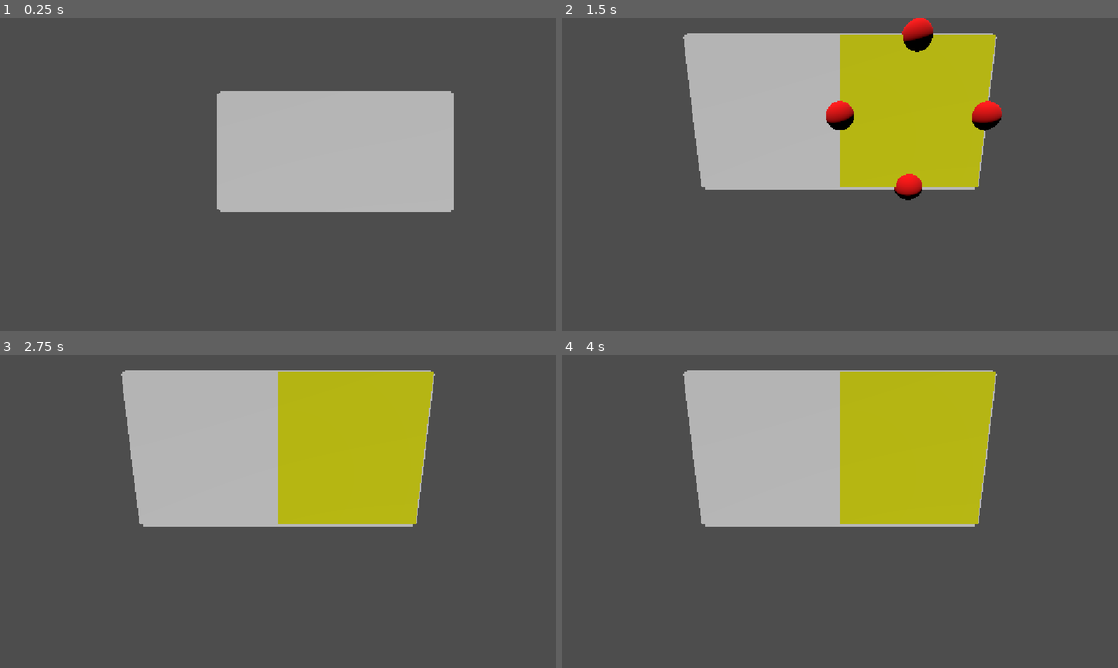
Above: before the commit, frames 1-4 (two rows, left to right).
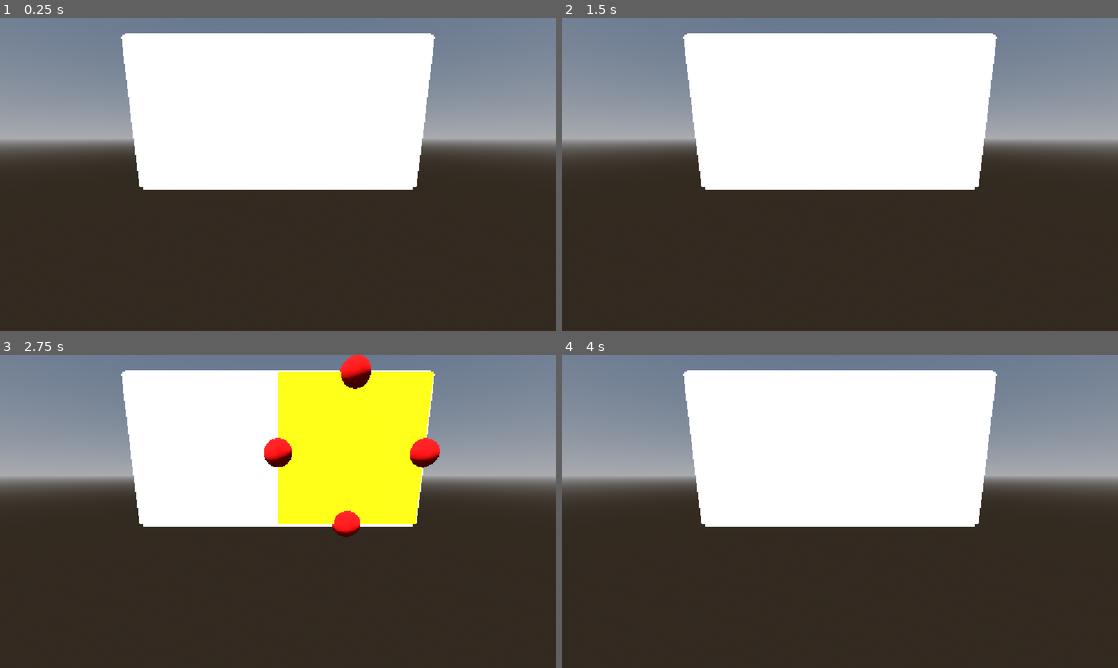
Above: after the commit, the same moments.

Repository: Turnute/PolyFold
Game: Godot game, scene res://scenes/GameScene.tscn
Two runs of this game, one before a commit and one after it. Both use one fixed random seed, a clock stepped at 60 frames per second and the inputs below.
Inputs (mouse positions are in pixels of both pictures, inside the frame that each line leads up to):
- Up to frame 1 (0.25 s): no input
- Up to frame 2 (1.5 s): tap Enter at 0.5 s; move the mouse to (962, 158) at 0.52 s; click (962, 158) at 0.67 s; tap Space at 1.25 s; move the mouse to (728, 190) at 1.27 s; click (728, 190) at 1.42 s
- Up to frame 3 (2.75 s): tap Enter at 2 s; move the mouse to (333, 442) at 2.02 s; click (333, 442) at 2.17 s
- Up to frame 4 (4 s): tap Space at 2.75 s; move the mouse to (812, 574) at 2.77 s; click (812, 574) at 2.92 s; tap Enter at 3.5 s; move the mouse to (1006, 558) at 3.52 s; click (1006, 558) at 3.67 s

The runs differ from the first frame. In frame 1, 98% of the frame differs, in the area x 0-100%, y 0-100%; in frame 2, 98%; in frame 3, 98%; in frame 4, 98%.

Commit message:
Improve camera and face selection flow
This change refines the 3D scene setup and interaction flow: adds a world environment, updates camera targeting/rotation behavior, and exposes a target setter for the active polycube. It also improves face selection/unselection logic, makes edge visibility toggleable, and fixes adjacency updates during unfolding so disconnected faces are handled correctly.

Diff:
--- a/polyfold/scenes/GameScene.tscn
+++ b/polyfold/scenes/GameScene.tscn
@@ -3,8 +3,22 @@
 [ext_resource type="Script" uid="uid://c5pvo78f4aof4" path="res://scripts/camera_3d.gd" id="1_vh257"]
 [ext_resource type="Script" uid="uid://q8ap87w27sm3" path="res://scripts/SpawnPolycube.gd" id="1_xy3my"]
 
+[sub_resource type="ProceduralSkyMaterial" id="ProceduralSkyMaterial_xy3my"]
+sky_horizon_color = Color(0.66224277, 0.6717428, 0.6867428, 1)
+ground_horizon_color = Color(0.66224277, 0.6717428, 0.6867428, 1)
+
+[sub_resource type="Sky" id="Sky_cxv17"]
+sky_material = SubResource("ProceduralSkyMaterial_xy3my")
+
+[sub_resource type="Environment" id="Environment_18ig4"]
+background_mode = 2
+sky = SubResource("Sky_cxv17")
+
 [node name="Node3D" type="Node3D" unique_id=453980180]
 script = ExtResource("1_xy3my")
+
+[node name="WorldEnvironment" type="WorldEnvironment" parent="." unique_id=101388118]
+environment = SubResource("Environment_18ig4")
 
 [node name="DirectionalLight3D" type="DirectionalLight3D" parent="." unique_id=1761839470]
 transform = Transform3D(0.8735033, 0.4215969, -0.24340911, 2.7805942e-08, 0.49999994, 0.86602545, 0.48681816, -0.75647616, 0.43675157, 0, 0, 0)
--- a/polyfold/scripts/SpawnPolycube.gd
+++ b/polyfold/scripts/SpawnPolycube.gd
@@ -12,7 +12,8 @@
 
 	polycube.name = "Polycube"
 	add_child(polycube)
-	camera.target = polycube
+	camera.target(polycube)
+
 
 func _ready() -> void:
 	# TEMP: Init polycube
--- a/polyfold/scripts/camera_3d.gd
+++ b/polyfold/scripts/camera_3d.gd
@@ -1,31 +1,32 @@
 extends Camera3D
 
 ## The target that the camera will focus on
-@export var target : Polycube
-@onready var raycast = $RayCast3D
+@export var _target : Polycube
+@onready var _raycast = $RayCast3D
 
 ## Angle of ratation of both x and y axis
-var yaw: float = 0.0
-var pitch: float = 0.0
+var _yaw: float = 0.0
+var _pitch: float = 0.0
 
 ## Initial distance between the camera and the target
-var distance : float = 2.0
+var _distance : float = 2.0
 
 ##  Min, Max the camera can focus
-var distance_min : float = 1.0
-var distance_max : float = 10.0
+var _distance_min : float = 1.0
+var _distance_max : float = 10.0
 
 ## Speed of ration of the camera around the target
-var sensibilite : float = 0.005
+var _sensibilite : float = 0.005
 
 ## Length of raycast
-const RAY_LENGTH = 1000
+const _RAY_LENGTH = 1000
+
+var _curr_selected_face_id : int = -1
 
 func _ready() -> void:
 	## Init the pitch value so it not at the same height than the target
-	pitch = clampf(pitch, deg_to_rad(10.0), deg_to_rad(80.0))
+	_pitch = clampf(_pitch, deg_to_rad(10.0), deg_to_rad(80.0))
 	updatePositionCamera()
-
 
 func _process(delta: float) -> void:
 	pass
@@ -35,13 +36,13 @@
 	if event is InputEventMouseButton:
 		if event.is_pressed():
 			if event.button_index == MOUSE_BUTTON_WHEEL_UP:
-				distance -= 0.1
+				_distance -= 0.1
 			if event.button_index == MOUSE_BUTTON_WHEEL_DOWN:
-				distance += 0.1
-			distance = clampf(distance, distance_min, distance_max)
+				_distance += 0.1
+			_distance = clampf(_distance, _distance_min, _distance_max)
 			updatePositionCamera()
 
-			if event.button_index == MOUSE_BUTTON_LEFT:
+			if event.button_index == MOUSE_BUTTON_LEFT and not event.shift_pressed:
 				var godot_object = getRaycastObject()
 				print(godot_object)
 				if godot_object:
@@ -52,37 +53,41 @@
 						# dynamiquement, en fonction du déplacement
 						# de la souris par rapport à la face sélectionnée
 						var action : UnfoldAction = selected_object.select(UnfoldAction.DirEnum.FWD)
-						Unfolder.executeMove(action, target) # TODO : passer le Polycube courant
+						Unfolder.executeMove(action, _target)
 					elif is_instance_of(parent, Face):
-						parent.select()
-
+						if _curr_selected_face_id != parent._id_face:
+							if _curr_selected_face_id != -1:
+								_target.unselectFace(_curr_selected_face_id)
+							_curr_selected_face_id = parent._id_face
+							_target.selectFace(_curr_selected_face_id)
 				else:
-					# TODO : déselectionner toutes les faces
+					_target.unselectAllFaces()
+					_curr_selected_face_id = -1
 					pass
 
 #Update the position of the camera that depend on the pitch, yawn and the actuel target
 func updatePositionCamera() -> void :
-	if target :
+	if _target != null :
 		var offset = Vector3(
-			cos(pitch) * sin(yaw),
-			sin(pitch),
-			cos(pitch) * cos(yaw)
-		) * distance
+			cos(_pitch) * sin(_yaw),
+			sin(_pitch),
+			cos(_pitch) * cos(_yaw)
+		) * _distance
 		var position_target : Vector3
-		if target.has_method("getAveragePos"):
-			position_target = target.getAveragePos()
+		if _target.has_method("getAveragePos"):
+			position_target = _target.getAveragePos()
 		else :
-			position_target = target.global_position
+			position_target = _target.global_position
 		global_position = (offset+ position_target)
 		look_at(position_target,Vector3.UP)
 
 
 func _unhandled_input(event: InputEvent) -> void:
 	## Click on eitheir (shift + mouse left click) or (shift + click mouse wheel) to rotate the camera
-	if event is InputEventMouseMotion and ((Input.is_mouse_button_pressed(MOUSE_BUTTON_LEFT) and (event.shift_pressed))or (Input.is_mouse_button_pressed(MOUSE_BUTTON_MIDDLE) and (event.shift_pressed))):
-		yaw -= event.relative.x * sensibilite
-		pitch += event.relative.y * sensibilite
-		pitch = clampf(pitch, deg_to_rad(10.0), deg_to_rad(80.0))
+	if event is InputEventMouseMotion and ((Input.is_mouse_button_pressed(MOUSE_BUTTON_LEFT) and (event.shift_pressed))or (Input.is_mouse_button_pressed(MOUSE_BUTTON_MIDDLE))):
+		_yaw -= event.relative.x * _sensibilite
+		_pitch += event.relative.y * _sensibilite
+		_pitch = clampf(_pitch, deg_to_rad(10.0), deg_to_rad(80.0))
 		updatePositionCamera()
 
 ## Return a dictionary if the raycast collide a godot object
@@ -90,8 +95,12 @@
 	var space_state = get_world_3d().direct_space_state
 	var mousepos = get_viewport().get_mouse_position()
 	var origin = self.project_ray_origin(mousepos)
-	var end = origin + self.project_ray_normal(mousepos) * RAY_LENGTH
+	var end = origin + self.project_ray_normal(mousepos) * _RAY_LENGTH
 	var query = PhysicsRayQueryParameters3D.create(origin, end)
 	query.collide_with_areas = true
 	var result = space_state.intersect_ray(query)
 	return result
+
+func target(object : Polycube) -> void :
+	_target = object
+	updatePositionCamera()
--- a/polyfold/scripts/gameRoot/Unfolder.gd
+++ b/polyfold/scripts/gameRoot/Unfolder.gd
@@ -18,16 +18,19 @@
 	var folding_face : Face = pol.getFace(action._id_cube, action._face)
 	var folding_edge : Edge = folding_face._edges[action._edge]
 	var opposite_edge : Edge = folding_face.getOppositeEdge(folding_edge)
+
+	# Translating direction to rotation value
 	var rot : float
 	if action._dir == UnfoldAction.DirEnum.FWD: rot = 90.0
 	else: rot = -90.0
+
+	# Rotating the face using the opposite edge as the axis
 	folding_face.rotateAroundEdge(opposite_edge, rot)
 
-	# TODO: mettre à jour la liste d'adjacence des faces : tout est déconnecté
-	# sauf la face adjacente à l'edge opposé
-
+	# Updating the faces' adjacency list. Everything is disconnected from the folding face
+	# except the one adjacent to the opposite edge.
 	var disconnected_faces : Array[int] = folding_face.disconnectFromEdge(opposite_edge)
 	for f_id in disconnected_faces :
 		var f : Face = pol.getFaceFromFaceId(f_id)
 		if f == null: print("no face from ", f_id)
-		f.disconnectFace(folding_face._id_face)
+		else: f.disconnectFace(folding_face._id_face)
--- a/polyfold/scripts/polycubeDataStructure/Edge.gd
+++ b/polyfold/scripts/polycubeDataStructure/Edge.gd
@@ -44,3 +44,7 @@
 func switch() -> void:
 	_mesh.visible = !_mesh.visible
 	_col.disabled = !_col.disabled
+
+func showEdge(vis : bool) -> void:
+	_mesh.visible = vis
+	_col.disabled = !vis
--- a/polyfold/scripts/polycubeDataStructure/Face.gd
+++ b/polyfold/scripts/polycubeDataStructure/Face.gd
@@ -65,17 +65,21 @@
 func select() -> void:
 	print("Face sélectionnée !")
 	_material.albedo_color = _selectionColor
-	switchEdges()
+	showEdges(true)
 
 ## Called when a face is unselected. Removes highlighting and hides its edges.
 func unselect() -> void:
 	_material.albedo_color = _ogColor
-	switchEdges()
+	showEdges(false)
 
 ## Switches the face's edges visibility
 func switchEdges() -> void:
 	for e in _edges:
 		e.switch()
+
+func showEdges(vis: bool) -> void:
+	for e in _edges:
+		e.showEdge(vis)
 
 ## Creates and stores an edge
 func createEdge(edge_side: Edge.EdgeEnum, pos: Vector3) -> void:
@@ -132,9 +136,11 @@
 	for i in range(4):
 		if i == edge._side:
 			pass
-		else:
+		if _adj_faces[i] != -1:
 			disconnected_faces.append(getNeighbouringFace(i))
-			_adj_faces[i] = -1
+
+		_adj_faces[i] = -1
+
 	return disconnected_faces
 
 func disconnectFace(faceId: int) -> bool:
--- a/polyfold/scripts/polycubeDataStructure/Polycube.gd
+++ b/polyfold/scripts/polycubeDataStructure/Polycube.gd
@@ -106,3 +106,16 @@
 		result += c_pos
 
 	return result / _cubes.size()
+
+func unselectAllFaces() -> void :
+	for cube in _cubes:
+		for face in cube._faces:
+			face.unselect()
+
+func selectFace(face_id : int) -> void :
+	var f : Face = getFaceFromFaceId(face_id)
+	f.select()
+
+func unselectFace(face_id : int) -> void :
+	var f : Face = getFaceFromFaceId(face_id)
+	f.unselect()
